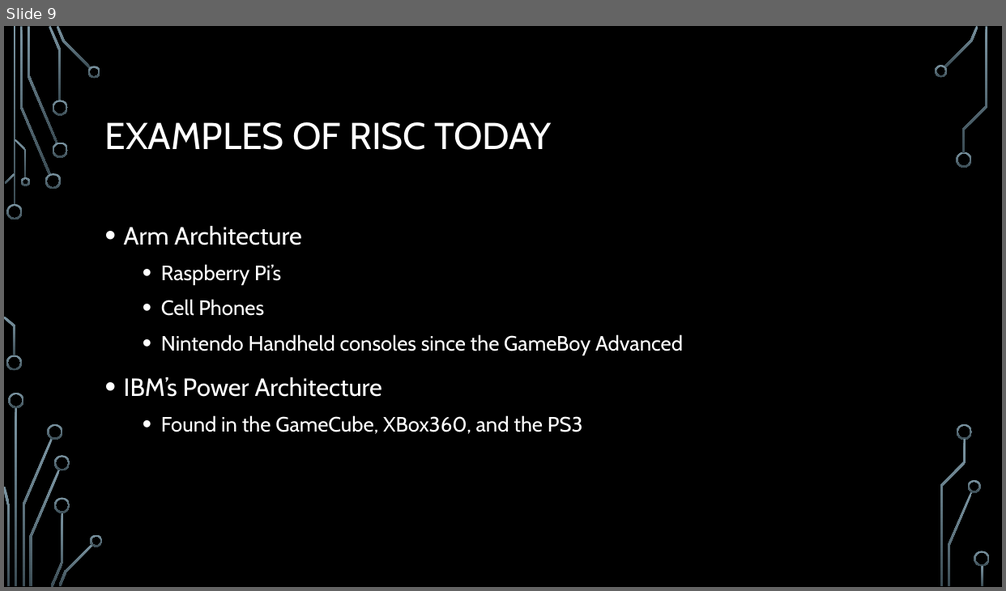
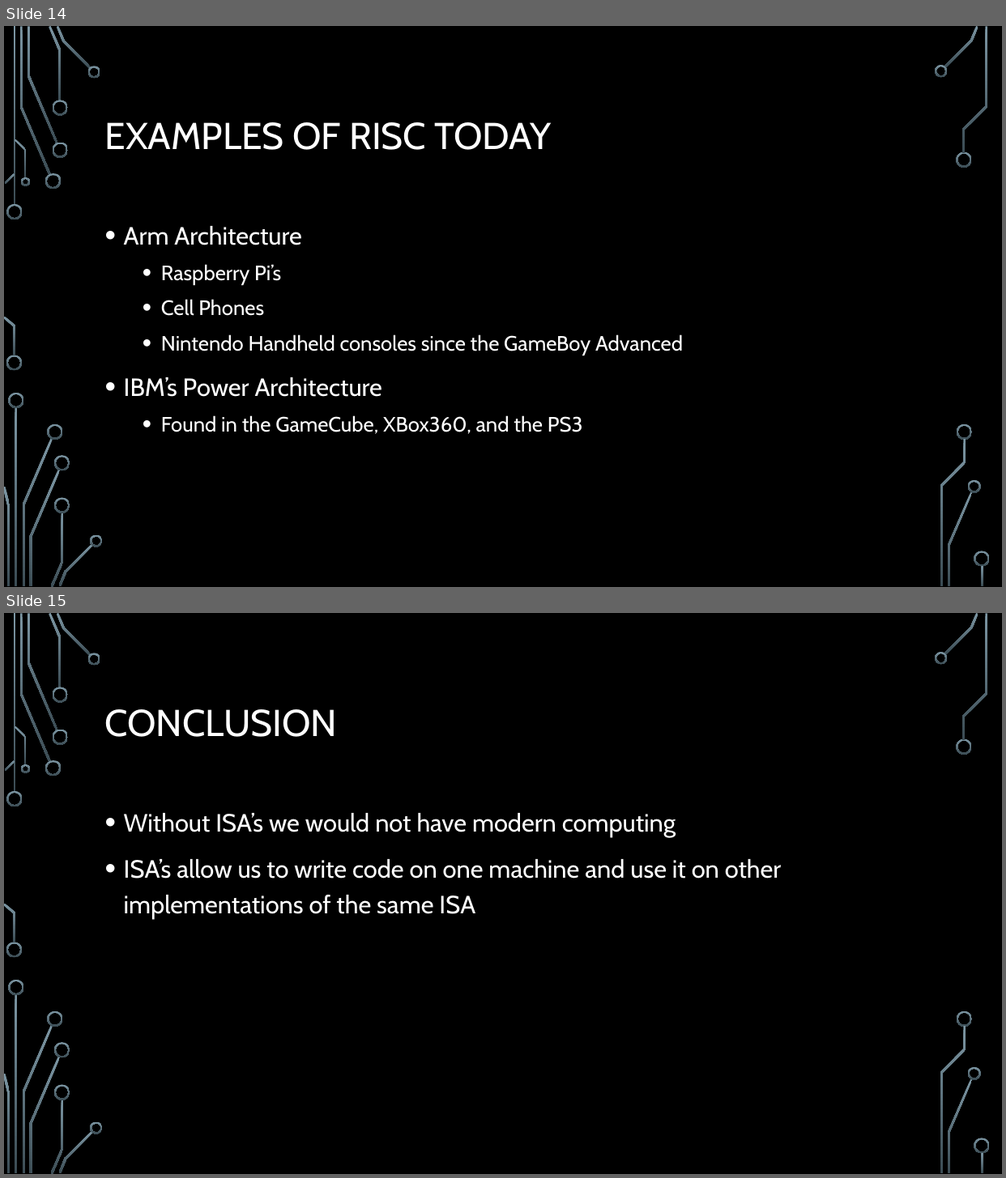
Before and after one commit to ErrkO/CSCI4800, a slide deck: Instruction Set Architecture.pptx. Shown one above the other, each under a label of ours: slide 9 before the commit, slides 14 and 15 after it. The pictures are 1006x591 and 1006x1178 pixels, drawn with LibreOffice and Linux fonts; fonts in the diff are those of the drawing; background and template pictures are left out. Boxes give left, top, right and bottom in pixels: in the first picture for what was removed or moved away, otherwise in the second. Text is boxed around its words. In the diff, an @@ line names an element or a change of style, - is before the commit and + after.

```diff
--- a/Instruction Set Architecture.pptx
+++ b/Instruction Set Architecture.pptx
@@ slide 15 added at bbox=[4, 613, 1002, 1174], background picture (left out); not listed: 36 template elements that a slide beside it also shows @@
@@ title added at bbox=[105, 709, 338, 737], 36 pt, text #2D2D2D @@
+CONCLUSION
@@ text added at bbox=[124, 813, 781, 919], 24 pt, text #2D2D2D @@
+• Without ISA’s we would not have modern computing
+• ISA’s allow us to write code on one machine and use it on other implementations of the same ISA
@@ what was slide 9 is now slide 14 @@
```
Also in this commit, not shown: 6 slides changed, 5 other slides added.
